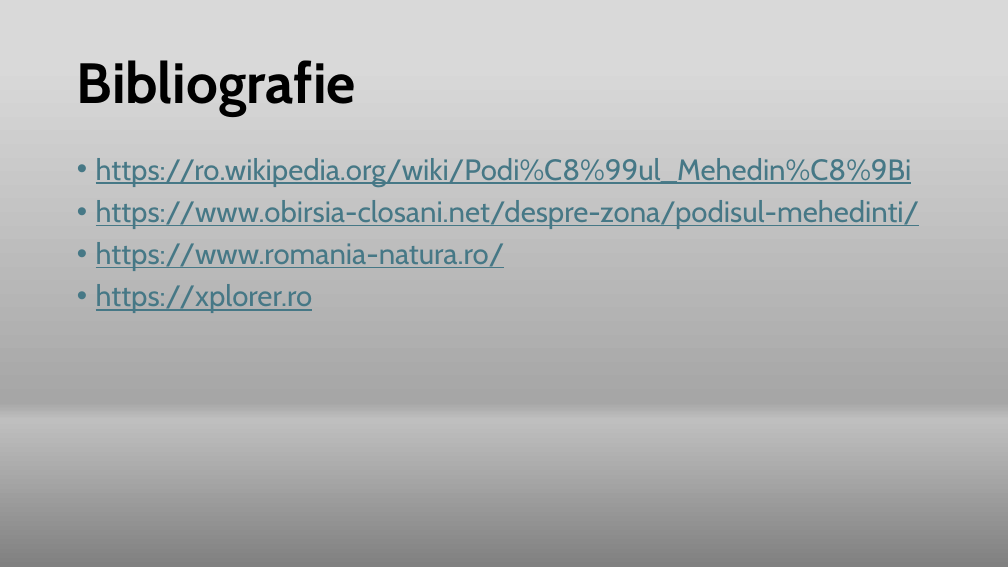
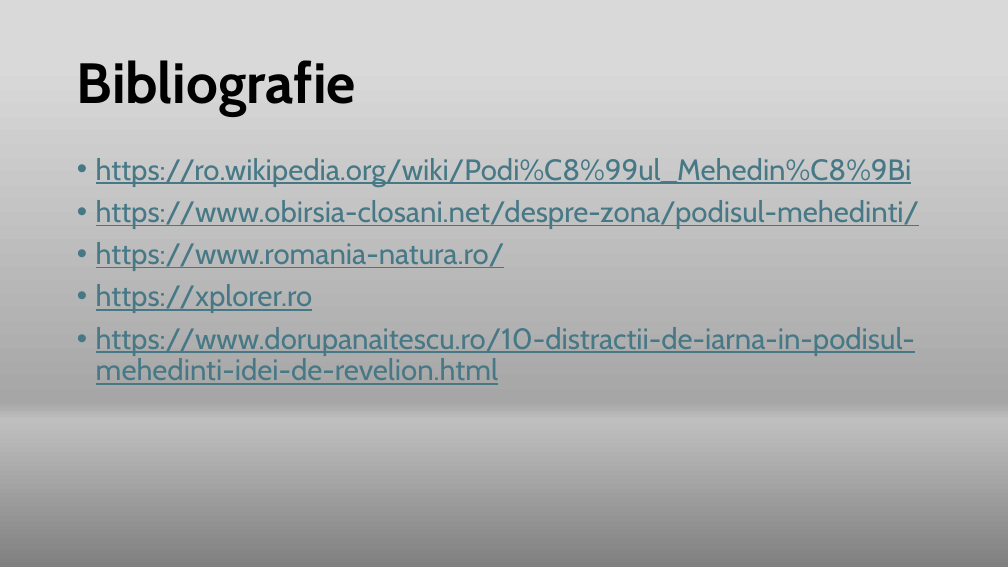
Before and after one commit to tudorioan1/pptx, a slide deck: slide 14 of presentation.pptx (slide 10 before the commit). Drawn at 1008x567 pixels with LibreOffice and Linux fonts; fonts in the diff are those of the drawing. Boxes give left, top, right and bottom in pixels: in the first picture for what was removed or moved away, otherwise in the second. Text is boxed around its words. In the diff, an @@ line names an element or a change of style, - is before the commit and + after.

```diff
--- a/presentation.pptx
+++ b/presentation.pptx
@@ text at (96, 327, 915, 385): paragraph added @@
+• https://www.dorupanaitescu.ro/10-distractii-de-iarna-in-podisul-mehedinti-idei-de-revelion.html
```
Also in this commit, not shown: 4 slides added.
